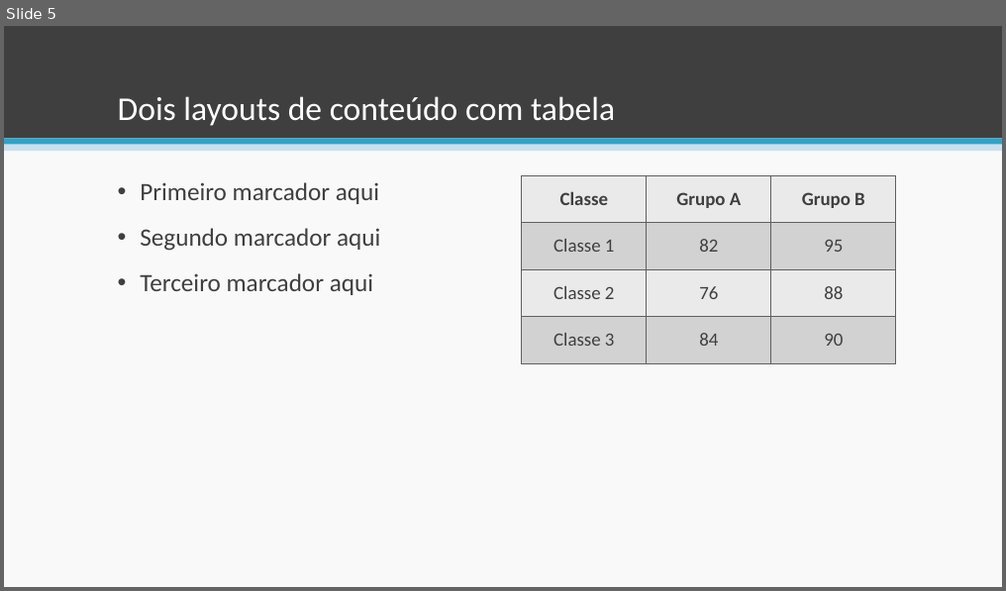
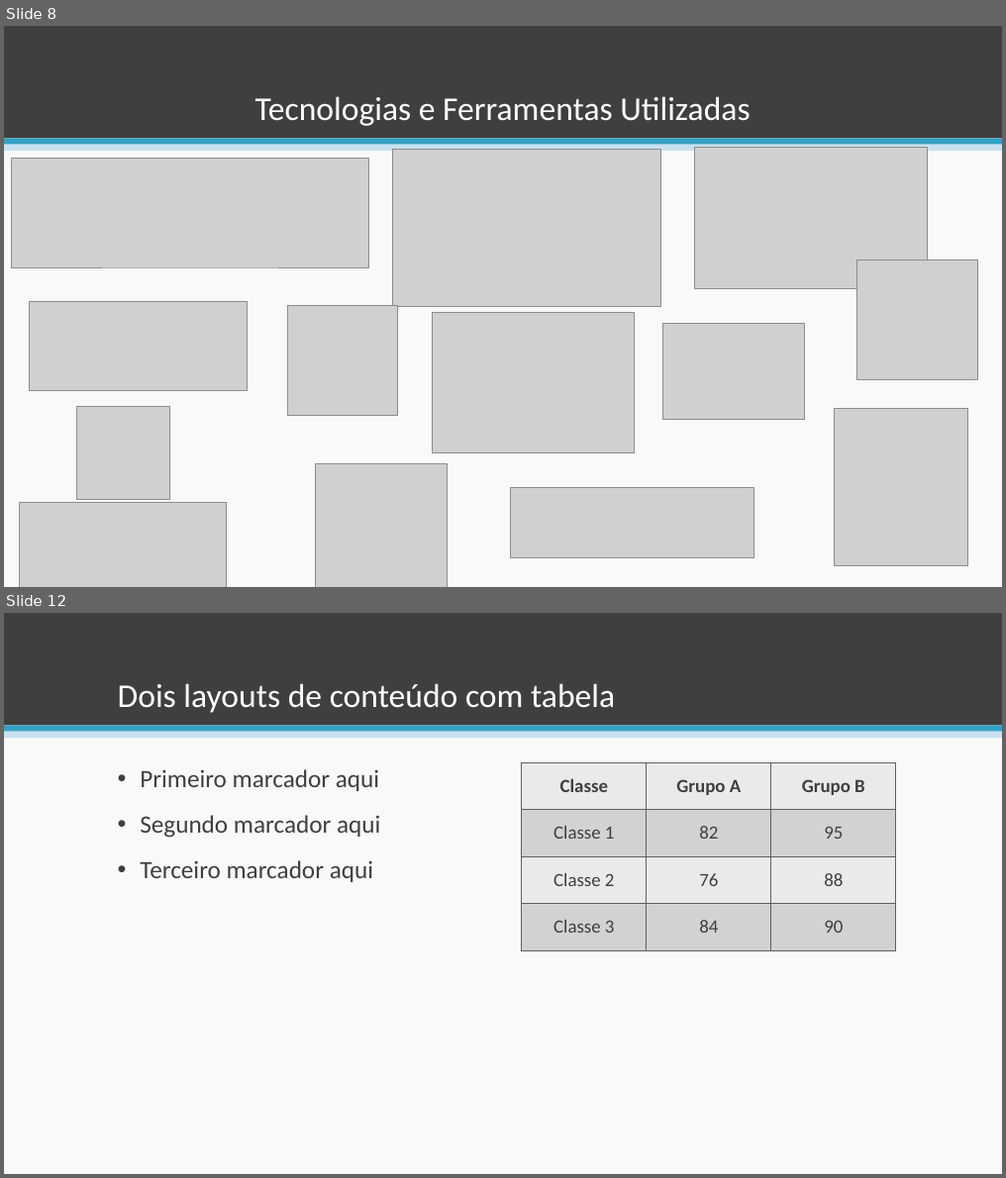
Before and after one commit to esteves-esta/TechHumi, a slide deck: documentacao/PowerPoint.pptx. Shown one above the other, each under a label of ours: slide 5 before the commit, slides 8 and 12 after it; the slides between them are not shown. The pictures are 1006x591 and 1006x1178 pixels, drawn with LibreOffice and Linux fonts; fonts in the diff are those of the drawing; grey boxes stand for pictures. Boxes give left, top, right and bottom in pixels: in the first picture for what was removed or moved away, otherwise in the second. Text is boxed around its words. In the diff, an @@ line names an element or a change of style, - is before the commit and + after.

```diff
--- a/documentacao/PowerPoint.pptx
+++ b/documentacao/PowerPoint.pptx
@@ slide 8 added at <box>4,26,1002,587</box>, background #F9F9F9; not listed: 3 template elements that a slide beside it also shows @@
@@ title added at <box>255,96,749,126</box>, 32 pt, text #FFFFFF @@
+Tecnologias e Ferramentas Utilizadas
@@ picture added at <box>12,158,368,268</box> @@
@@ picture added at <box>392,150,661,307</box> @@
@@ picture added at <box>695,148,927,289</box> @@
@@ picture added at <box>856,260,978,380</box> @@
@@ picture added at <box>29,301,248,390</box> @@
@@ picture added at <box>288,306,398,416</box> @@
@@ picture added at <box>433,313,635,454</box> @@
@@ picture added at <box>662,323,804,419</box> @@
@@ picture added at <box>76,406,170,500</box> @@
@@ picture added at <box>835,408,968,567</box> @@
@@ picture added at <box>316,464,448,587</box> @@
@@ picture added at <box>511,488,754,559</box> @@
@@ picture added at <box>20,503,227,587</box> @@
@@ what was slide 5 is now slide 12 @@
```
Also in this commit, not shown: 2 slides changed, 8 other slides added, 3 slides removed.
